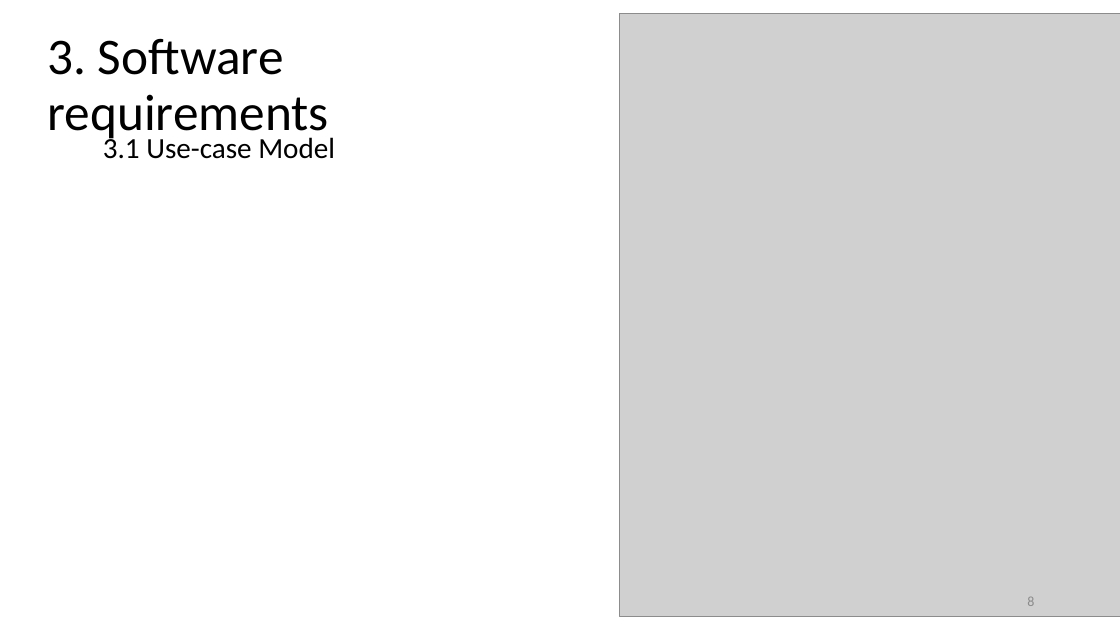
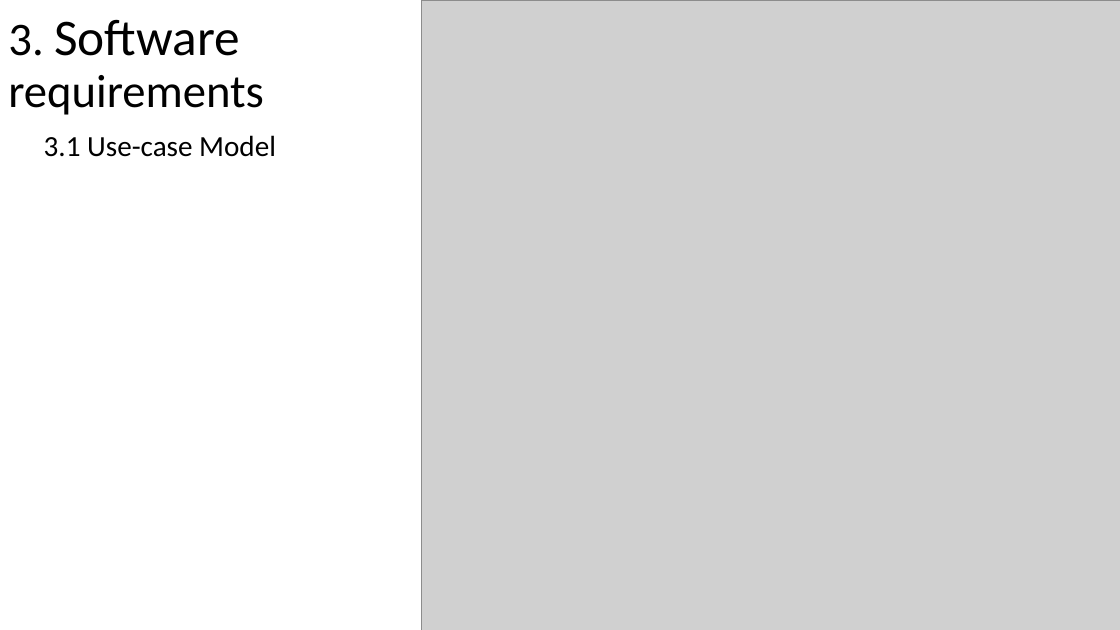
Before and after one commit to qttq23/SEProject, a slide deck: slide 10 of docs/PA6 - Presentation, submission/Software-Engineering-Project.pptx (slide 8 before the commit). Drawn at 1120x630 pixels with LibreOffice and Linux fonts; fonts in the diff are those of the drawing; grey boxes stand for pictures; background and template pictures are left out. Boxes give left, top, right and bottom in pixels: in the first picture for what was removed or moved away, otherwise in the second. Text is boxed around its words. In the diff, an @@ line names an element or a change of style, - is before the commit and + after.

Commit message:
update slides

```diff
--- a/docs/PA6 - Presentation, submission/Software-Engineering-Project.pptx
+++ b/docs/PA6 - Presentation, submission/Software-Engineering-Project.pptx
@@ title "3. Software requirements": place and size @@
-title "3. Software requirements" at [47, 38, 328, 142]
+title "3. Software requirements" at [8, 19, 264, 115]
@@ title "3. Software requirements" at [8, 19, 264, 115]: size 44 to 40 pt in "3. requirements" @@
@@ picture: place and size @@
-picture at [620, 13, 1120, 618]
+picture at [421, 0, 1120, 630]
@@ text "3.1 Use-case Model" rewrapped from [103, 133, 335, 159] to [44, 135, 276, 157] @@
@@ page number removed at [1027, 597, 1034, 606] @@
-8
```
Also in this commit, not shown: 16 other slides changed, 5 slides added.
